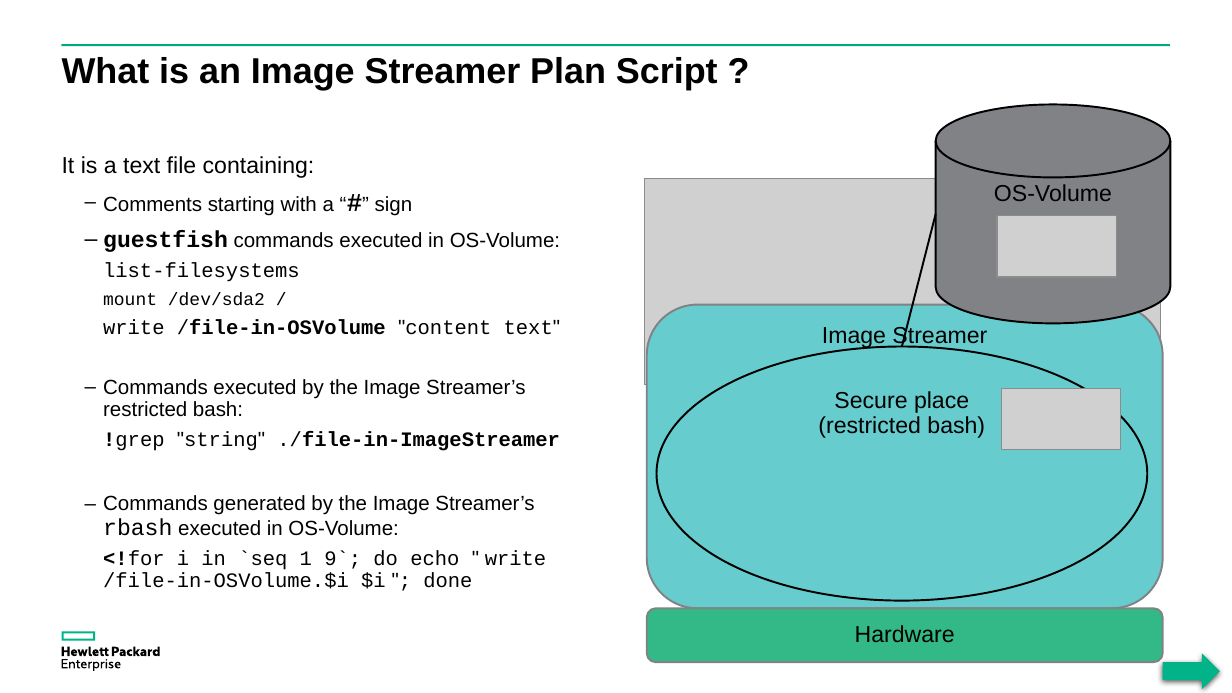
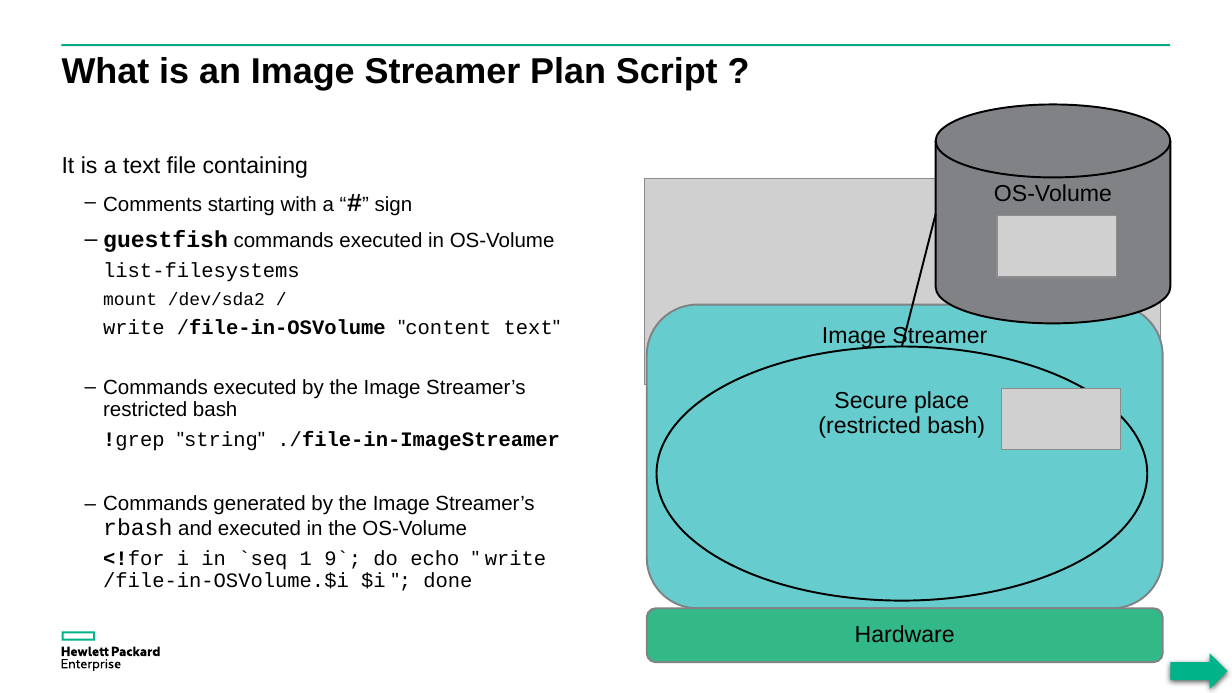
Before and after one commit to donzef/image-streamer-linux, a slide deck: slide 11 of docs/Guestfish-and-ImageStreamer.ppsx (slide 12 before the commit). Drawn at 1232x693 pixels with LibreOffice and Linux fonts; fonts in the diff are those of the drawing; grey boxes stand for pictures. Boxes give left, top, right and bottom in pixels: in the first picture for what was removed or moved away, otherwise in the second. Text is boxed around its words. In the diff, an @@ line names an element or a change of style, - is before the commit and + after.

```diff
--- a/docs/Guestfish-and-ImageStreamer.ppsx
+++ b/docs/Guestfish-and-ImageStreamer.ppsx
@@ text at box(62, 156, 308, 178): text changed @@
-It is a text file containing:
+It is a text file containing
@@ text at box(103, 230, 555, 252): text changed @@
-  – guestfish commands executed in OS-Volume:
+  – guestfish commands executed in OS-Volume
@@ text at box(103, 379, 525, 417): text changed @@
-  – Commands executed by the Image Streamer’s restricted bash:
+  – Commands executed by the Image Streamer’s restricted bash
@@ text at box(103, 495, 534, 536): text changed @@
-  – Commands generated by the Image Streamer’s rbash executed in OS-Volume:
+  – Commands generated by the Image Streamer’s rbash and executed in the OS-Volume
@@ right arrow: place and size @@
-right arrow at box(1163, 653, 1220, 689)
+right arrow at box(1171, 653, 1228, 689)
```
Also in this commit, not shown: 14 other slides changed, 1 slide removed.
